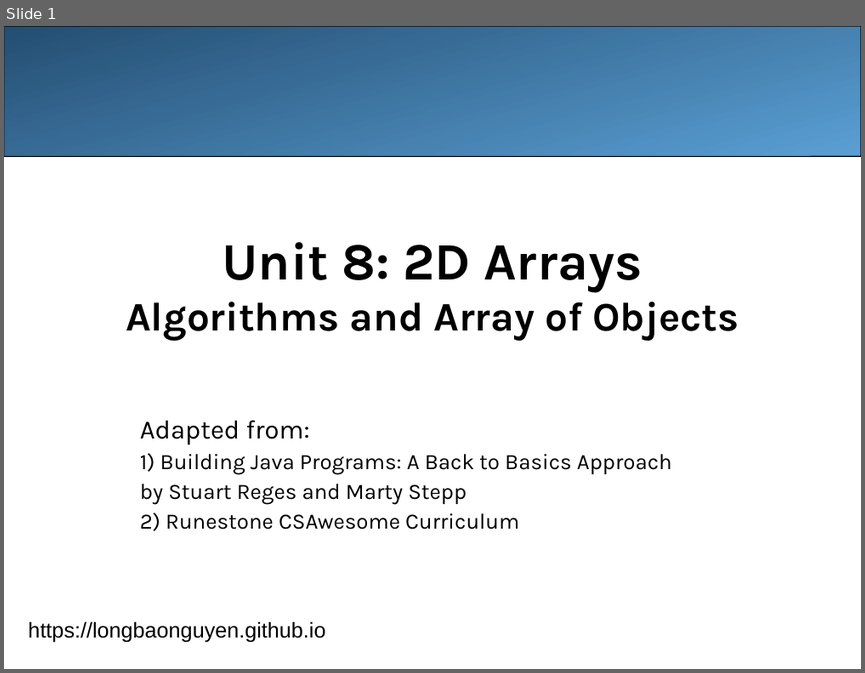
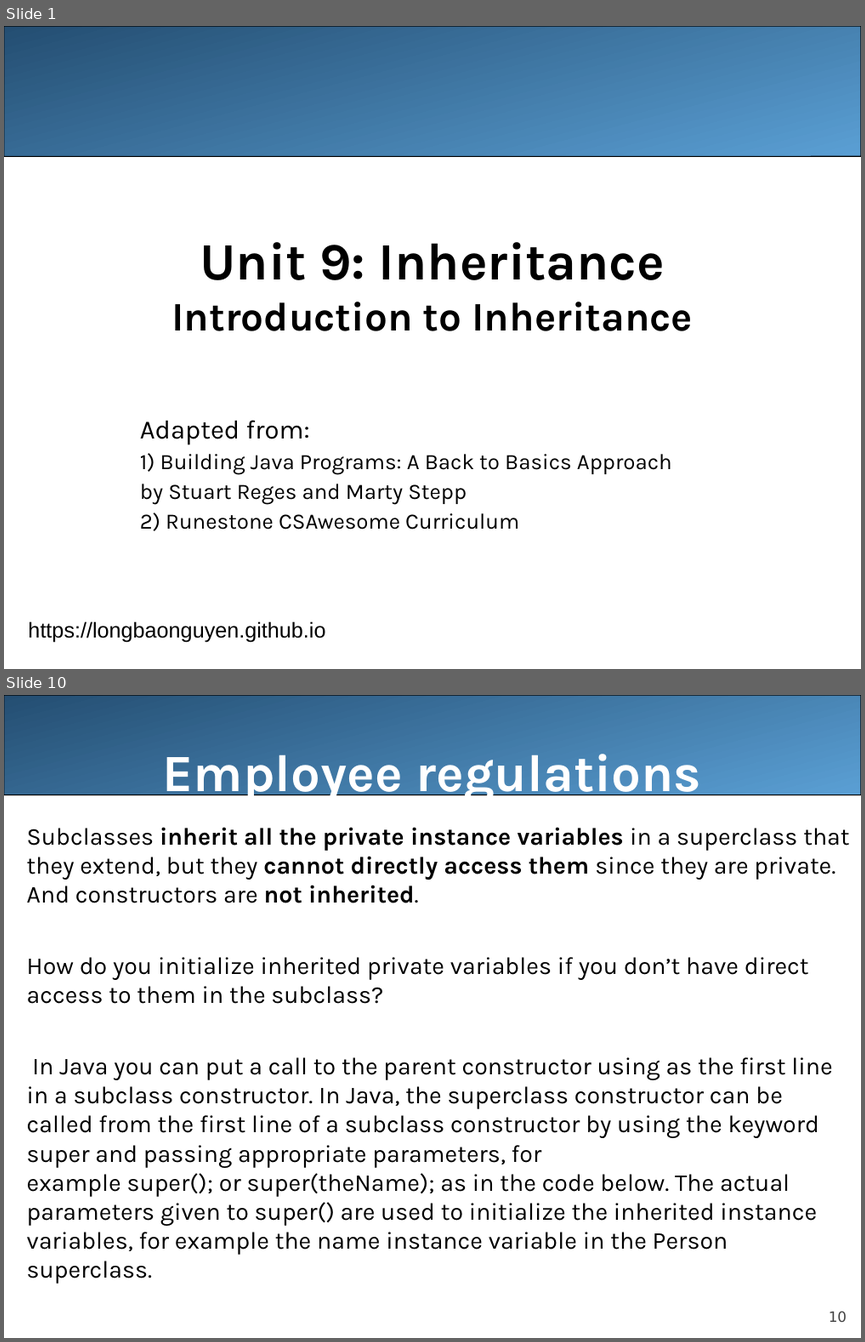
Before and after one commit to LongBaoNguyen/longbaonguyen.github.io, a slide deck: courses/apcsa/lecture21.ppt. Shown one above the other, each under a label of ours: slide 1 before the commit, slides 1 and 10 after it; the slides between them are not shown. The pictures are 865x673 and 865x1342 pixels, drawn with LibreOffice and Linux fonts; fonts in the diff are those of the drawing. Boxes give left, top, right and bottom in pixels: in the first picture for what was removed or moved away, otherwise in the second. Text is boxed around its words. In the diff, an @@ line names an element or a change of style, - is before the commit and + after.

```diff
--- a/courses/apcsa/lecture21.ppt
+++ b/courses/apcsa/lecture21.ppt
@@ slide 10 added at (x1=4, y1=695, x2=861, y2=1338), background #FFFFFF @@
@@ rounded rectangle added at (x1=4, y1=695, x2=861, y2=795), fill gradient #244E72 to #5A9FD4, outline #000000 0.74 pt @@
@@ title added at (x1=163, y1=754, x2=701, y2=804), 44 pt, text #FFFFFF, bold @@
+Employee regulations
@@ text added at (x1=27, y1=827, x2=849, y2=1283), 20.4 pt, text #000000 @@
+Subclasses inherit all the private instance variables in a superclass that they extend, but they cannot directly access them since they are private. And constructors are not inherited.
+How do you initialize inherited private variables if you don’t have direct access to them in the subclass?
+In Java you can put a call to the parent constructor using as the first line in a subclass constructor. In Java, the superclass constructor can be called from the first line of a subclass constructor by using the keyword super and passing appropriate parameters, for example super(); or super(theName); as in the code below. The actual parameters given to super() are used to initialize the inherited instance variables, for example the name instance variable in the Person superclass.
@@ page number added at (x1=828, y1=1310, x2=846, y2=1321), 12 pt, text #424242 @@
+10
@@ slide 1 changed as well @@
@@ title at (x1=172, y1=242, x2=693, y2=331): text changed @@
-Unit 8: 2D Arrays
-Algorithms and Array of Objects
+Unit 9: Inheritance
+Introduction to Inheritance
```
Also in this commit, not shown: 24 other slides added, 24 slides removed, 21 other files.
